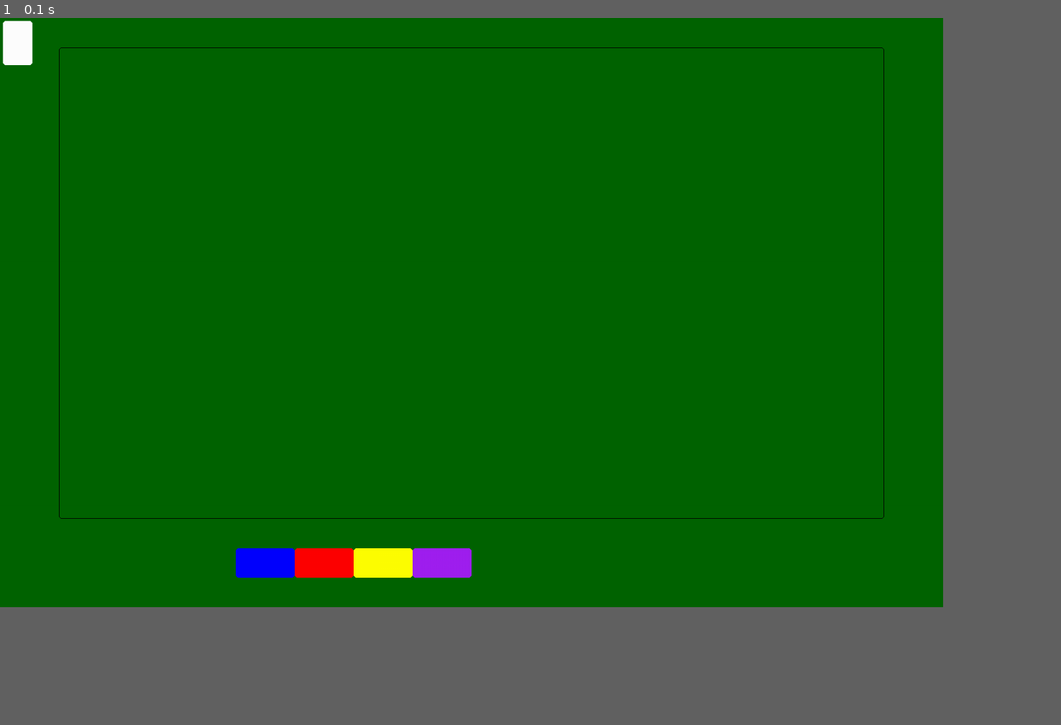
Above: before the commit, frame 1.
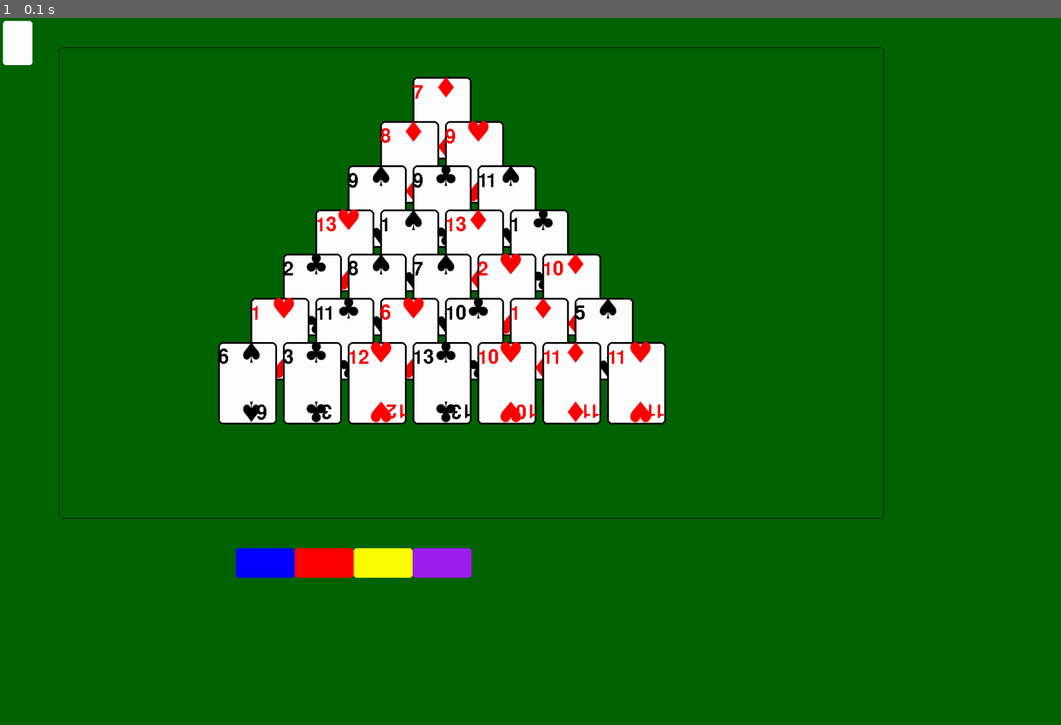
Above: after the commit, the same moment.

Repository: edwingsantos/final_project
Game: pygame game, started from src/pyramid_solitaire.py
Same seed, same stepped clock (60 frames per second), same inputs: the game is played once before the commit and once after it.
Inputs:
- Up to frame 1 (0.1 s): no input
In our replay, the window is 1440x900 before the commit and 1620x1080 after it. These sizes can differ from the game's own. Grey fills any space a smaller window leaves; there, only what the larger window draws over its background counts as a difference.

The runs differ from the first frame. In frame 1, 12% of the frame differs, in the area x 20-63%, y 8-58%.

Commit message:
included symbols for card builder - Created Pyramid builder

Diff:
--- a/src/card_styles.py
+++ b/src/card_styles.py
@@ -2,7 +2,9 @@
 
 import pygame
 
-#!HOW TO CREATE A CARD WITH THIS CLASS! - for the team. - Delete the comments line 5 through 11 once everyone has read
+#!HOW TO CREATE A CARD WITH THIS CLASS! - for the team. - Delete the comments line 5 through 11 once everyone has read them
+
+    #symbols: ♠ ♥ ♦ ♣
 
     #Step 1: create object
         #ex: mycard = Card(10,"♥","red")
@@ -12,7 +14,7 @@
 
 #class for all clubs:
 class Card:
-    #initialize card size - Name, Card Value, suit (as segoeuisymbol, look up on the internet if needed), color
+    #initialize card size - Name, Card Value, suit (as segoeuisymbol - from symbols comment), color
     def __init__(self,card_value,suit,color):
         self.symbol = str(card_value)
         self.value = card_value
--- a/src/pyramid_solitaire.py
+++ b/src/pyramid_solitaire.py
@@ -157,9 +157,17 @@
     #call accessibility function and save the dict
     blocked_cards = Accessible(tableu)
 
+    #top card coords
+    top = (700,100)
+
+    #card info
+    with open("files/cards.json","r") as deck:
+        deck_info = json.load(deck)
+
+
     #pygame setup
     pygame.init()
-    screen = pygame.display.set_mode((1600,1000))
+    screen = pygame.display.set_mode((1800,1200))
     clock = pygame.time.Clock()
     running = True
 
@@ -188,7 +196,33 @@
         pygame.draw.rect(screen,"purple",(700,900,100,50),width=0,border_radius=5)
 
 
-        #Test Card with the Classes
+        #display tableu
+        for row_index, row in enumerate(tableu):
+
+            for column_index, num in enumerate(row):
+
+                card_info = deck_info[num]
+
+                #determine suit symbol
+                match card_info["Suit"]:
+                    case "Clubs":
+                        symbol = "♣"
+                    case "Spades":
+                        symbol = "♠"
+                    case "Diamonds":
+                        symbol = "♦"
+                    case "Hearts":
+                        symbol = "♥"
+
+                #finding position to put cards
+                coord_x,coord_y = top
+                new_x = coord_x + (column_index - row_index / 2) * 110
+                new_y = coord_y + row_index * 75
+                new_coords = (new_x,new_y)
+
+                new_card = Card(card_info["Value"],symbol,card_info["Color"])
+                new_card.show_card(screen,coords=new_coords)
+
 
 
         #Button functionality - Add functions and code
